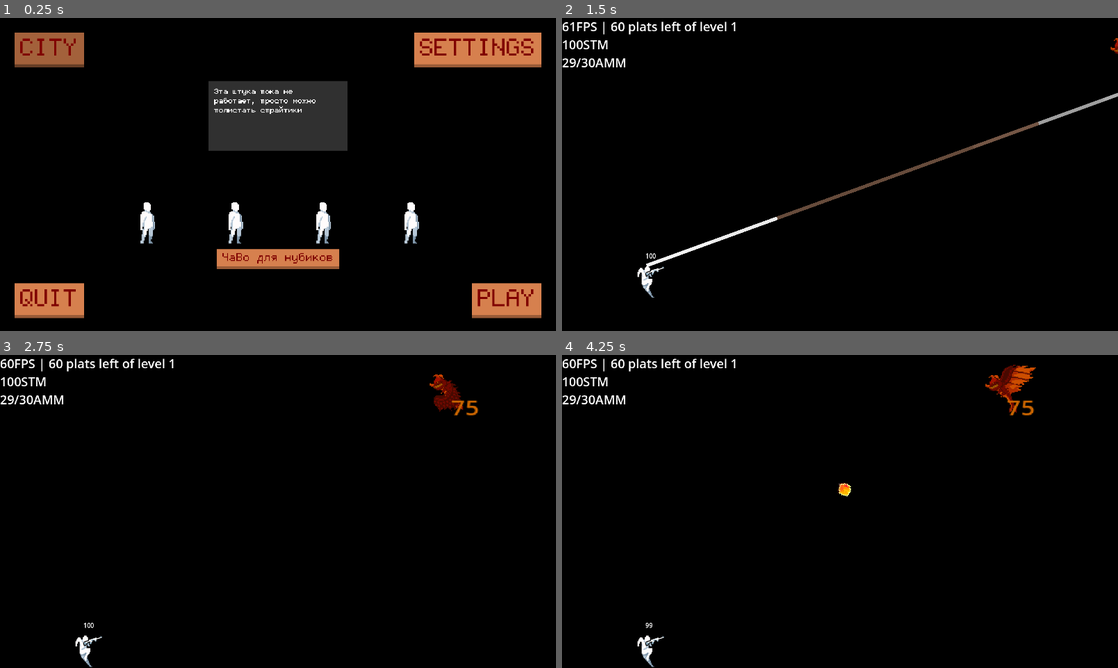
Above: before the commit, frames 1-4 (two rows, left to right).
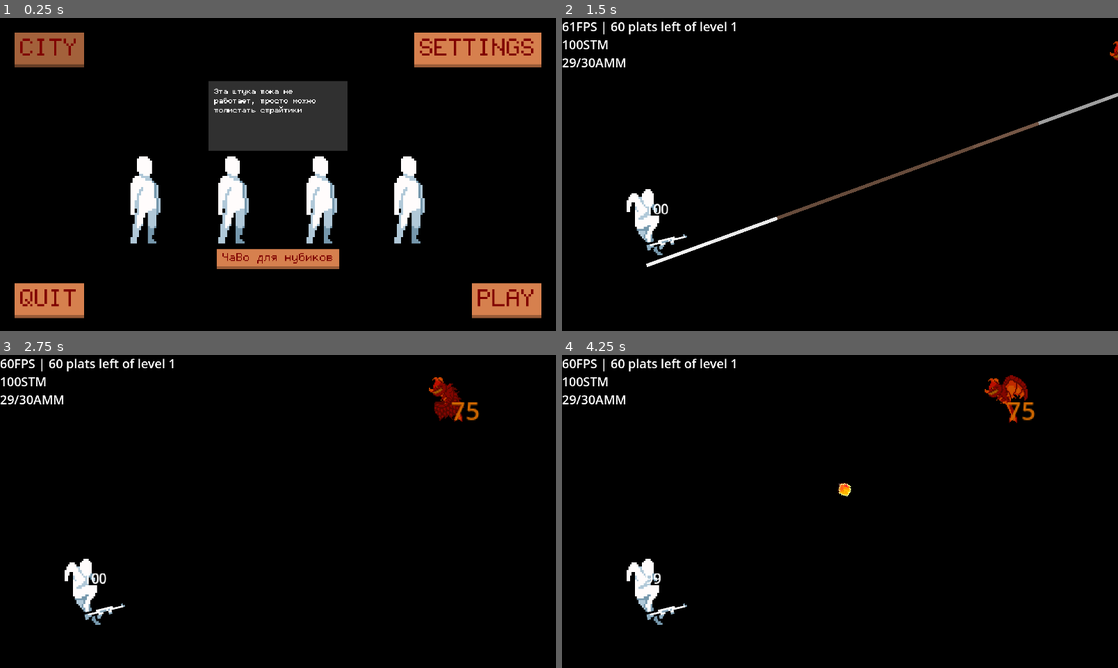
Above: after the commit, the same moments.

Repository: 0-Vanes-0/runner
Game: Godot game, scene res://src/scenes/scene_handler.tscn
Same seed, same stepped clock (60 frames per second), same inputs: the game is played once before the commit and once after it.
Inputs (mouse positions are in pixels of both pictures, inside the frame that each line leads up to):
- Up to frame 1 (0.25 s): no input
- Up to frame 2 (1.5 s): click "PLAY" at 0.5 s; tap Enter at 1.25 s; move the mouse to (962, 158) at 1.27 s; hold W (jump_up) from 1.28 s (still down); tap D (dodge) at 1.35 s; click (962, 158) at 1.42 s
- Up to frame 3 (2.75 s): release W (jump_up) at 2 s; drag from (166, 527) to (83, 649) at 2.02 s
- Up to frame 4 (4.25 s): move the mouse to (895, 442) at 2.77 s; hold S (jump_down) 2.78-3.5 s; tap Q (activity) at 2.85 s; tap W (jump_up) at 3.05 s; drag from (812, 574) to (1001, 392) at 3.52 s

The runs differ from the first frame. In frame 1, 4.1% of the frame differs, in the area x 23-77%, y 44-73%; in frame 2, 1.0%; in frame 3, 1.6%; in frame 4, 1.8%.

Commit message:
Cropped sprites

Diff:
--- a/assets/game_recources/enemies/sphere_mage.tscn
+++ b/assets/game_recources/enemies/sphere_mage.tscn
@@ -116,7 +116,6 @@
 
 [node name="AnimatedSprite2D" type="AnimatedSprite2D" parent="."]
 sprite_frames = SubResource("SpriteFrames_y2qj8")
-frame = 8
 flip_h = true
 
 [node name="HealthComponent" type="Area2D" parent="." node_paths=PackedStringArray("_shape")]
--- a/assets/game_recources/enemies/template_enemy.tscn
+++ b/assets/game_recources/enemies/template_enemy.tscn
@@ -51,12 +51,9 @@
 
 [node name="StartEnemyState" type="Node" parent="StateMachine"]
 script = ExtResource("5_adcol")
-connections_paths = Array[NodePath]([NodePath("../GoAwayEnemyState")])
 
 [node name="GoAwayEnemyState" type="Node" parent="StateMachine"]
 script = ExtResource("6_ypg4f")
-connections_paths = Array[NodePath]([NodePath("../DeadEnemyState")])
 
 [node name="DeadEnemyState" type="Node" parent="StateMachine"]
 script = ExtResource("7_qpuoh")
-connections_paths = Array[NodePath]([NodePath("")])
--- a/src/gameplay/enemies/enemy.gd
+++ b/src/gameplay/enemies/enemy.gd
@@ -1,12 +1,12 @@
 ## This is class for enemies which fight with [Player].
 class_name Enemy
 extends Node2D
-
+## Emitted when [member HealthComponent.health] is 0.
 signal dead
 
 # enum of types of enemies?
 @export_range(1, 50) var size_y_percent: float = 25.0
-@export var weapon_resource: WeaponResource # todo: Array of Weapons, pick random when spawn
+@export var weapon_resource: WeaponResource ## WIP: Array of Weapons, pick random when spawn.
 #@export var clothes: ClothesResource
 @export_group("Children")
 @export var sprite: AnimatedSprite2D
--- /dev/null
+++ b/src/gameplay/test_player_file.tscn
@@ -0,0 +1,241 @@
+[gd_scene load_steps=45 format=3 uid="uid://qxvdfmjg6hd5"]
+
+[ext_resource type="Script" path="res://src/gameplay/player.gd" id="1_qhxin"]
+[ext_resource type="Texture2D" uid="uid://ica0l22hpti8" path="res://assets/sprites/players/test/test_dead_0.png" id="2_ewa7n"]
+[ext_resource type="Texture2D" uid="uid://f0e0gfalldg2" path="res://assets/sprites/players/test/test_dead_1.png" id="3_olxke"]
+[ext_resource type="Texture2D" uid="uid://d2c3ipq6evu77" path="res://assets/sprites/players/test/test_dead_2.png" id="4_8cmq4"]
+[ext_resource type="Texture2D" uid="uid://biod6mw0rgm3d" path="res://assets/sprites/players/test/test_dead_3.png" id="5_tkc1v"]
+[ext_resource type="Texture2D" uid="uid://c05sjceihtwkp" path="res://assets/sprites/players/test/test_dead_4.png" id="6_4xv1w"]
+[ext_resource type="Texture2D" uid="uid://c1elmwh1wwaun" path="res://assets/sprites/players/test/test_default_0.png" id="7_cqqtj"]
+[ext_resource type="Texture2D" uid="uid://ceuij1sx08im5" path="res://assets/sprites/players/test/test_default_1.png" id="8_t1r58"]
+[ext_resource type="Texture2D" uid="uid://dcp618yhshv4e" path="res://assets/sprites/players/test/test_default_2.png" id="9_sgjxr"]
+[ext_resource type="Texture2D" uid="uid://bheisejr1r6aq" path="res://assets/sprites/players/test/test_default_3.png" id="10_gfaet"]
+[ext_resource type="Texture2D" uid="uid://3mv2ji81e78b" path="res://assets/sprites/players/test/test_default_4.png" id="11_6b1l4"]
+[ext_resource type="Texture2D" uid="uid://b8h13mu5d2rr6" path="res://assets/sprites/players/test/test_default_5.png" id="12_u8ikl"]
+[ext_resource type="Texture2D" uid="uid://dhii7sym8nx3v" path="res://assets/sprites/players/test/test_default_6.png" id="13_2bi5l"]
+[ext_resource type="Texture2D" uid="uid://v6vuce0djnbu" path="res://assets/sprites/players/test/test_dodge_0.png" id="14_3m7uk"]
+[ext_resource type="Texture2D" uid="uid://dbefejcu0ghop" path="res://assets/sprites/players/test/test_dodge_1.png" id="15_qfy4n"]
+[ext_resource type="Texture2D" uid="uid://bx5uasq8dap0j" path="res://assets/sprites/players/test/test_dodge_2.png" id="16_b47a4"]
+[ext_resource type="Texture2D" uid="uid://klotaa5aggh6" path="res://assets/sprites/players/test/test_dodge_3.png" id="17_0k1cp"]
+[ext_resource type="Texture2D" uid="uid://udkuocj7yqcf" path="res://assets/sprites/players/test/test_dodge_4.png" id="18_kxi7u"]
+[ext_resource type="Texture2D" uid="uid://cx7sryoyvj7e8" path="res://assets/sprites/players/test/test_dodge_5.png" id="19_6acr5"]
+[ext_resource type="Texture2D" uid="uid://hpf6u1mhxb6n" path="res://assets/sprites/players/test/test_dodge_6.png" id="20_whw46"]
+[ext_resource type="Texture2D" uid="uid://djmkq5fdhp2eu" path="res://assets/sprites/players/test/test_dodge_7.png" id="21_ur1l0"]
+[ext_resource type="Texture2D" uid="uid://dlweykqtq0647" path="res://assets/sprites/players/test/test_dodge_8.png" id="22_i6sa1"]
+[ext_resource type="Texture2D" uid="uid://b8oma37ek7kb1" path="res://assets/sprites/players/test/test_dodge_9.png" id="23_ucsdo"]
+[ext_resource type="Texture2D" uid="uid://b14t4vvta3b1m" path="res://assets/sprites/players/test/test_jump_down.png" id="24_nrh7w"]
+[ext_resource type="Texture2D" uid="uid://bfi4ceq0mg2pc" path="res://assets/sprites/players/test/test_jump_up.png" id="26_fu0mo"]
+[ext_resource type="Texture2D" uid="uid://canuno51gu8m7" path="res://assets/sprites/players/test/test_run_0.png" id="27_rgk0e"]
+[ext_resource type="Texture2D" uid="uid://du6betxidda03" path="res://assets/sprites/players/test/test_run_1.png" id="28_qqvr7"]
+[ext_resource type="Texture2D" uid="uid://ce1imitmjeeu" path="res://assets/sprites/players/test/test_run_2.png" id="29_xnri2"]
+[ext_resource type="Texture2D" uid="uid://orur7177mhfw" path="res://assets/sprites/players/test/test_run_3.png" id="30_2tk64"]
+[ext_resource type="Texture2D" uid="uid://bbhxed5e4kshg" path="res://assets/sprites/players/test/test_run_4.png" id="31_omvr2"]
+[ext_resource type="Texture2D" uid="uid://bxqfko67ghw3a" path="res://assets/sprites/players/test/test_run_5.png" id="32_wqf6h"]
+[ext_resource type="Texture2D" uid="uid://pocn7jqus55o" path="res://assets/sprites/players/test/test_run_6.png" id="33_ymj0s"]
+[ext_resource type="Texture2D" uid="uid://dy20mswd7pcj7" path="res://assets/sprites/players/test/test_run_7.png" id="34_0knqt"]
+[ext_resource type="Script" path="res://src/gameplay/health_component.gd" id="35_27ju6"]
+[ext_resource type="Script" path="res://src/gameplay/state_machine/state_machine.gd" id="36_rnx2q"]
+[ext_resource type="Script" path="res://src/gameplay/state_machine/player/run_player_state.gd" id="37_8hfk0"]
+[ext_resource type="Script" path="res://src/gameplay/state_machine/player/jump_up_player_state.gd" id="38_ddfhi"]
+[ext_resource type="Script" path="res://src/gameplay/state_machine/player/jump_down_player_state.gd" id="39_khnn6"]
+[ext_resource type="Script" path="res://src/gameplay/state_machine/player/dodge_player_state.gd" id="40_tjhpv"]
+[ext_resource type="Script" path="res://src/gameplay/state_machine/player/dead_player_state.gd" id="41_7agbh"]
+[ext_resource type="Script" path="res://src/gameplay/state_machine/player/level_end_player_state.gd" id="42_i3tba"]
+
+[sub_resource type="SpriteFrames" id="SpriteFrames_k2dkm"]
+animations = [{
+"frames": [{
+"duration": 1.0,
+"texture": ExtResource("2_ewa7n")
+}, {
+"duration": 1.0,
+"texture": ExtResource("3_olxke")
+}, {
+"duration": 1.0,
+"texture": ExtResource("4_8cmq4")
+}, {
+"duration": 1.0,
+"texture": ExtResource("5_tkc1v")
+}, {
+"duration": 1.0,
+"texture": ExtResource("6_4xv1w")
+}],
+"loop": false,
+"name": &"dead",
+"speed": 10.0
+}, {
+"frames": [{
+"duration": 1.0,
+"texture": ExtResource("7_cqqtj")
+}, {
+"duration": 1.0,
+"texture": ExtResource("8_t1r58")
+}, {
+"duration": 1.0,
+"texture": ExtResource("9_sgjxr")
+}, {
+"duration": 1.0,
+"texture": ExtResource("10_gfaet")
+}, {
+"duration": 1.0,
+"texture": ExtResource("11_6b1l4")
+}, {
+"duration": 1.0,
+"texture": ExtResource("12_u8ikl")
+}, {
+"duration": 1.0,
+"texture": ExtResource("13_2bi5l")
+}],
+"loop": false,
+"name": &"default",
+"speed": 10.0
+}, {
+"frames": [{
+"duration": 1.0,
+"texture": ExtResource("14_3m7uk")
+}, {
+"duration": 1.0,
+"texture": ExtResource("15_qfy4n")
+}, {
+"duration": 1.0,
+"texture": ExtResource("16_b47a4")
+}, {
+"duration": 1.0,
+"texture": ExtResource("17_0k1cp")
+}, {
+"duration": 1.0,
+"texture": ExtResource("18_kxi7u")
+}, {
+"duration": 1.0,
+"texture": ExtResource("19_6acr5")
+}, {
+"duration": 1.0,
+"texture": ExtResource("20_whw46")
+}, {
+"duration": 1.0,
+"texture": ExtResource("21_ur1l0")
+}, {
+"duration": 1.0,
+"texture": ExtResource("22_i6sa1")
+}, {
+"duration": 1.0,
+"texture": ExtResource("23_ucsdo")
+}],
+"loop": false,
+"name": &"dodge",
+"speed": 10.0
+}, {
+"frames": [{
+"duration": 1.0,
+"texture": ExtResource("24_nrh7w")
+}],
+"loop": false,
+"name": &"jump_down",
+"speed": 10.0
+}, {
+"frames": [{
+"duration": 1.0,
+"texture": ExtResource("26_fu0mo")
+}],
+"loop": false,
+"name": &"jump_up",
+"speed": 10.0
+}, {
+"frames": [{
+"duration": 1.0,
+"texture": ExtResource("27_rgk0e")
+}, {
+"duration": 1.0,
+"texture": ExtResource("28_qqvr7")
+}, {
+"duration": 1.0,
+"texture": ExtResource("29_xnri2")
+}, {
+"duration": 1.0,
+"texture": ExtResource("30_2tk64")
+}, {
+"duration": 1.0,
+"texture": ExtResource("31_omvr2")
+}, {
+"duration": 1.0,
+"texture": ExtResource("32_wqf6h")
+}, {
+"duration": 1.0,
+"texture": ExtResource("33_ymj0s")
+}, {
+"duration": 1.0,
+"texture": ExtResource("34_0knqt")
+}],
+"loop": false,
+"name": &"run",
+"speed": 10.0
+}]
+
+[sub_resource type="RectangleShape2D" id="RectangleShape2D_ogtel"]
+size = Vector2(140, 10)
+
+[sub_resource type="RectangleShape2D" id="RectangleShape2D_cgdn0"]
+size = Vector2(20, 80)
+
+[node name="CharacterBody2D" type="CharacterBody2D" node_paths=PackedStringArray("sprite", "body_shape", "health_comp", "state_machine", "state_run", "state_jump_up", "state_jump_down", "state_dodge", "state_dead", "state_level_end")]
+script = ExtResource("1_qhxin")
+sprite = NodePath("AnimatedSprite2D")
+body_shape = NodePath("BodyShape")
+health_comp = NodePath("HealthComponent")
+state_machine = NodePath("StateMachine")
+state_run = NodePath("StateMachine/RunPlayerState")
+state_jump_up = NodePath("StateMachine/JumpUpPlayerState")
+state_jump_down = NodePath("StateMachine/JumpDownPlayerState")
+state_dodge = NodePath("StateMachine/DodgePlayerState")
+state_dead = NodePath("StateMachine/DeadPlayerState")
+state_level_end = NodePath("StateMachine/LevelEndPlayerState")
+
+[node name="AnimatedSprite2D" type="AnimatedSprite2D" parent="."]
+scale = Vector2(3, 3)
+sprite_frames = SubResource("SpriteFrames_k2dkm")
+animation = &"run"
+frame = 7
+frame_progress = 1.0
+offset = Vector2(0, -20)
+
+[node name="BodyShape" type="CollisionShape2D" parent="."]
+position = Vector2(-10, -5)
+shape = SubResource("RectangleShape2D_ogtel")
+
+[node name="HealthComponent" type="Area2D" parent="." node_paths=PackedStringArray("_shape")]
+position = Vector2(0, -80)
+script = ExtResource("35_27ju6")
+_shape = NodePath("CollisionShape2D")
+
+[node name="CollisionShape2D" type="CollisionShape2D" parent="HealthComponent"]
+position = Vector2(0, 20)
+shape = SubResource("RectangleShape2D_cgdn0")
+debug_color = Color(0.992157, 0, 0.266667, 0.419608)
+
+[node name="StateMachine" type="Node" parent="." node_paths=PackedStringArray("initial_state")]
+script = ExtResource("36_rnx2q")
+initial_state = NodePath("RunPlayerState")
+
+[node name="RunPlayerState" type="Node" parent="StateMachine" node_paths=PackedStringArray("connections")]
+script = ExtResource("37_8hfk0")
+connections = [NodePath("../JumpUpPlayerState"), NodePath("../JumpDownPlayerState"), NodePath("../DodgePlayerState"), NodePath("../DeadPlayerState"), NodePath("../LevelEndPlayerState")]
+
+[node name="JumpUpPlayerState" type="Node" parent="StateMachine" node_paths=PackedStringArray("connections")]
+script = ExtResource("38_ddfhi")
+connections = [NodePath("../JumpDownPlayerState"), NodePath("../DeadPlayerState"), NodePath("../LevelEndPlayerState")]
+
+[node name="JumpDownPlayerState" type="Node" parent="StateMachine" node_paths=PackedStringArray("connections")]
+script = ExtResource("39_khnn6")
+connections = [NodePath("../RunPlayerState"), NodePath("../DeadPlayerState"), NodePath("../LevelEndPlayerState")]
+
+[node name="DodgePlayerState" type="Node" parent="StateMachine" node_paths=PackedStringArray("connections")]
+script = ExtResource("40_tjhpv")
+connections = [NodePath("../RunPlayerState"), NodePath("../DeadPlayerState"), NodePath("../LevelEndPlayerState")]
+
+[node name="DeadPlayerState" type="Node" parent="StateMachine" node_paths=PackedStringArray("connections")]
+script = ExtResource("41_7agbh")
+connections = [null]
+
+[node name="LevelEndPlayerState" type="Node" parent="StateMachine" node_paths=PackedStringArray("connections")]
+script = ExtResource("42_i3tba")
+connections = [NodePath("../RunPlayerState")]
Binary file changed: assets/sprites/atlases/overall_atlas.png
Binary file changed: assets/sprites/enemies/test/dragon_dead_0.png
Binary file changed: assets/sprites/enemies/test/dragon_dead_1.png
Binary file changed: assets/sprites/enemies/test/dragon_dead_2.png
Binary file changed: assets/sprites/enemies/test/dragon_dead_3.png
Binary file changed: assets/sprites/enemies/test/dragon_dead_4.png
Binary file changed: assets/sprites/enemies/test/dragon_dead_5.png
Binary file changed: assets/sprites/enemies/test/dragon_dead_6.png
Binary file changed: assets/sprites/enemies/test/dragon_dead_7.png
Binary file changed: assets/sprites/enemies/test/dragon_dead_8.png
Binary file changed: assets/sprites/enemies/test/dragon_default_0.png
Binary file changed: assets/sprites/enemies/test/dragon_default_1.png
(and 47 more such lines)
